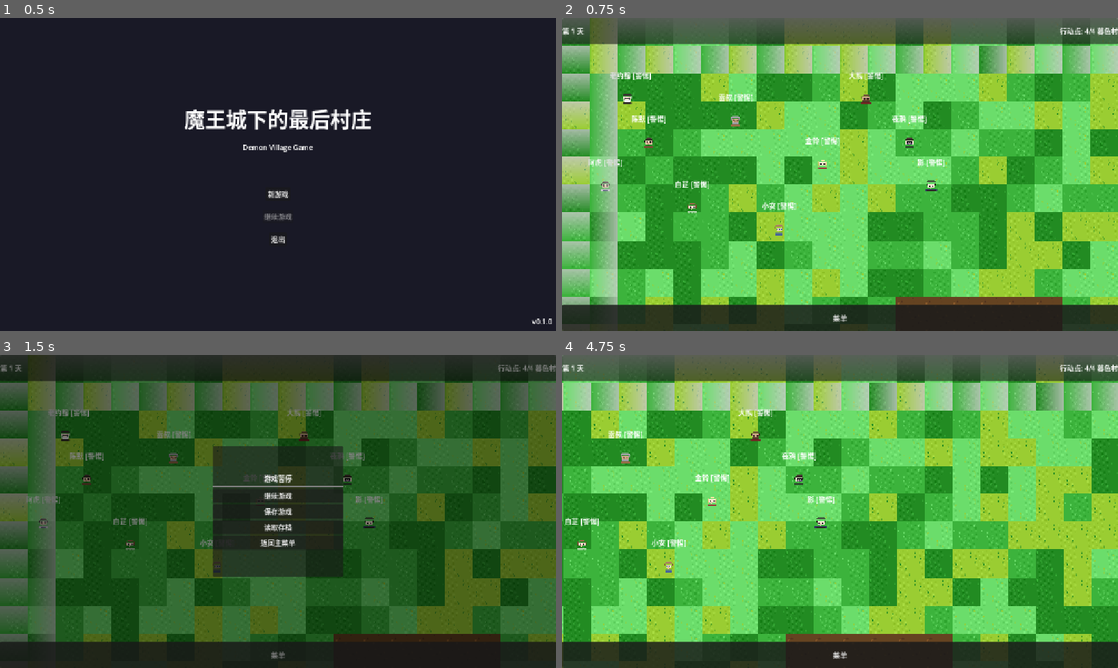
Above: before the commit, frames 1-4 (two rows, left to right).
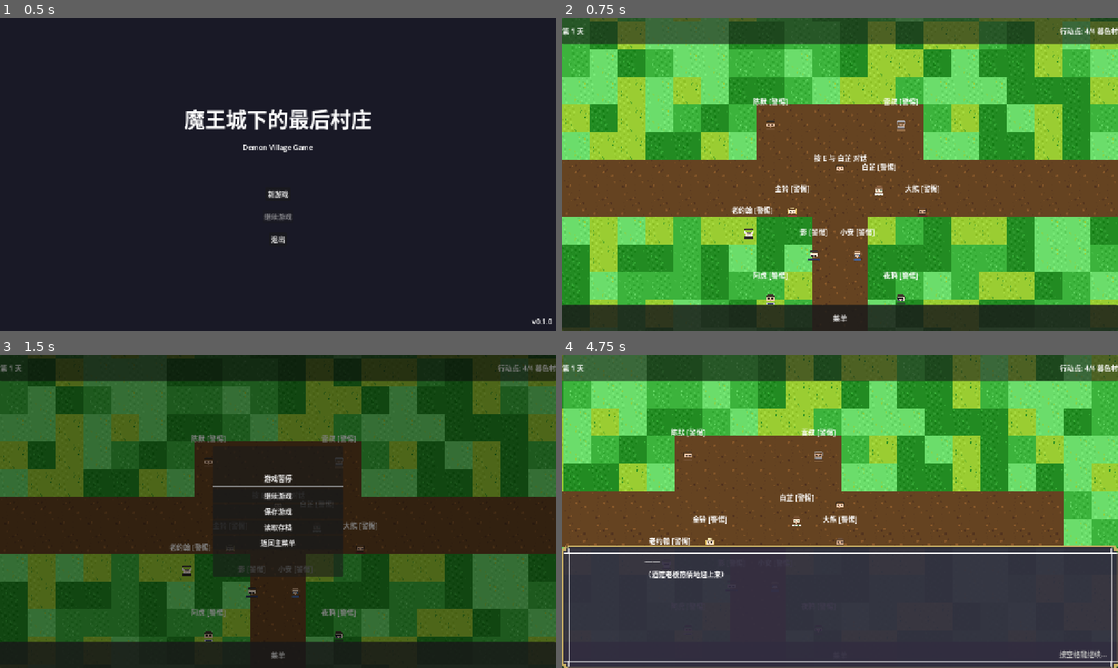
Above: after the commit, the same moments.

Repository: JCVBoss/demon_village_game
Game: Godot game, scene res://scenes/Main.tscn
Same seed, same stepped clock (60 frames per second), same inputs: the game is played once before the commit and once after it.
Inputs:
- Up to frame 1 (0.5 s): no input
- Up to frame 2 (0.75 s): click "新游戏" at 0.5 s
- Up to frame 3 (1.5 s): click "菜单" at 1.25 s
- Up to frame 4 (4.75 s): click "继续游戏" at 2 s; tap Enter (ui_accept) at 2.75, 3.02, 3.77 s; hold D (move_right) 2.78-3.53 s; hold Shift (run) 2.78-3.53 s; hold S (move_down) 3.53-4.28 s; tap E (interact) at 3.6 s; tap Shift (run) at 3.8 s; hold D (move_right) from 4.28 s (still down); hold Shift (run) from 4.28 s (still down)

Frame 1 is identical in both runs. In frame 2, 78% of the frame differs, in the area x 0-100%, y 0-100%; in frame 3, 53%; in frame 4, 90%.

Commit message:
fix: 修复玩家渲染和碰撞问题
问题修复：
- 设置 Camera2D current=true 使其成为活动相机
- 用 Sprite2D 替换 AnimatedSprite2D（SpriteFrames 纹理配置问题）
- 移除 MapBounds 实心碰撞体（导致玩家被困在边缘）
- 添加正确的边界墙碰撞（四边 32px 厚的墙）
- 移除 borders 瓦片碰撞（树木仅作装饰）
- 调整玩家 scale=0.5 与 NPC 大小一致
- 调整玩家和村民初始位置到地图中心

Co-Authored-By: Claude Opus 4.6 <noreply@anthropic.com>

Diff:
--- a/code/resources/tilesets/VillageTileset.tres
+++ b/code/resources/tilesets/VillageTileset.tres
@@ -120,37 +120,21 @@
 texture = ExtResource("5_borders")
 texture_region_size = Vector2i(64, 64)
 0:0/0 = 0
-0:0/0/physics_layer_0/polygon_0/points = PackedVector2Array(-32, -32, 32, -32, 32, 32, -32, 32)
 1:0/0 = 0
-1:0/0/physics_layer_0/polygon_0/points = PackedVector2Array(-32, -32, 32, -32, 32, 32, -32, 32)
 2:0/0 = 0
-2:0/0/physics_layer_0/polygon_0/points = PackedVector2Array(-32, -32, 32, -32, 32, 32, -32, 32)
 3:0/0 = 0
-3:0/0/physics_layer_0/polygon_0/points = PackedVector2Array(-32, -32, 32, -32, 32, 32, -32, 32)
 0:1/0 = 0
-0:1/0/physics_layer_0/polygon_0/points = PackedVector2Array(-32, -32, 32, -32, 32, 32, -32, 32)
 1:1/0 = 0
-1:1/0/physics_layer_0/polygon_0/points = PackedVector2Array(-32, -32, 32, -32, 32, 32, -32, 32)
 2:1/0 = 0
-2:1/0/physics_layer_0/polygon_0/points = PackedVector2Array(-32, -32, 32, -32, 32, 32, -32, 32)
 3:1/0 = 0
-3:1/0/physics_layer_0/polygon_0/points = PackedVector2Array(-32, -32, 32, -32, 32, 32, -32, 32)
 0:2/0 = 0
-0:2/0/physics_layer_0/polygon_0/points = PackedVector2Array(-32, -32, 32, -32, 32, 32, -32, 32)
 1:2/0 = 0
-1:2/0/physics_layer_0/polygon_0/points = PackedVector2Array(-32, -32, 32, -32, 32, 32, -32, 32)
 2:2/0 = 0
-2:2/0/physics_layer_0/polygon_0/points = PackedVector2Array(-32, -32, 32, -32, 32, 32, -32, 32)
 3:2/0 = 0
-3:2/0/physics_layer_0/polygon_0/points = PackedVector2Array(-32, -32, 32, -32, 32, 32, -32, 32)
 0:3/0 = 0
-0:3/0/physics_layer_0/polygon_0/points = PackedVector2Array(-32, -32, 32, -32, 32, 32, -32, 32)
 1:3/0 = 0
-1:3/0/physics_layer_0/polygon_0/points = PackedVector2Array(-32, -32, 32, -32, 32, 32, -32, 32)
 2:3/0 = 0
-2:3/0/physics_layer_0/polygon_0/points = PackedVector2Array(-32, -32, 32, -32, 32, 32, -32, 32)
 3:3/0 = 0
-3:3/0/physics_layer_0/polygon_0/points = PackedVector2Array(-32, -32, 32, -32, 32, 32, -32, 32)
 
 [resource]
 tile_size = Vector2i(64, 64)
--- a/code/scenes/characters/Player.tscn
+++ b/code/scenes/characters/Player.tscn
@@ -1,7 +1,7 @@
 [gd_scene load_steps=4 format=3 uid="uid://cplayer001"]
 
 [ext_resource type="Script" path="res://scripts/characters/Player.gd" id="1_player"]
-[ext_resource type="SpriteFrames" uid="uid://q1r2s3t4u5v6w" path="res://resources/characters/player_spriteframes.tres" id="2_frames"]
+[ext_resource type="Texture2D" uid="uid://bii3cy14t6a7t" path="res://assets/sprites/characters/chenmo_normal.png" id="2_texture"]
 
 [sub_resource type="CircleShape2D" id="CircleShape2D_collision"]
 radius = 16.0
@@ -17,11 +17,9 @@
 [node name="CollisionShape2D" type="CollisionShape2D" parent="."]
 shape = SubResource("CircleShape2D_collision")
 
-[node name="AnimatedSprite2D" type="AnimatedSprite2D" parent="."]
-sprite_frames = ExtResource("2_frames")
-animation = "walk_down"
-autoplay = "walk_down"
-frame_progress = 0.0
+[node name="Sprite2D" type="Sprite2D" parent="."]
+texture = ExtResource("2_texture")
+scale = Vector2(0.5, 0.5)
 
 [node name="InteractionArea" type="Area2D" parent="."]
 collision_layer = 0
--- a/code/scenes/locations/Village.tscn
+++ b/code/scenes/locations/Village.tscn
@@ -10,10 +10,19 @@
 [ext_resource type="PackedScene" path="res://scenes/ui/DaySummary.tscn" id="8_summary"]
 [ext_resource type="TileSet" uid="uid://cvillagetileset001" path="res://resources/tilesets/VillageTileset.tres" id="9_tileset"]
 
-[sub_resource type="RectangleShape2D" id="RectangleShape2D_bounds"]
-size = Vector2(1920, 1600)
+[sub_resource type="CameraAttributesPractical" id="CameraAttributesPractical_1"]
 
-[sub_resource type="CameraAttributesPractical" id="CameraAttributesPractical_1"]
+[sub_resource type="RectangleShape2D" id="RectangleShape2D_north"]
+size = Vector2(1920, 32)
+
+[sub_resource type="RectangleShape2D" id="RectangleShape2D_south"]
+size = Vector2(1920, 32)
+
+[sub_resource type="RectangleShape2D" id="RectangleShape2D_west"]
+size = Vector2(32, 1600)
+
+[sub_resource type="RectangleShape2D" id="RectangleShape2D_east"]
+size = Vector2(32, 1600)
 
 [node name="Village" type="Node2D"]
 script = ExtResource("1_village")
@@ -44,23 +53,49 @@
 tile_set = ExtResource("9_tileset")
 z_index = 10
 
-[node name="MapBounds" type="StaticBody2D" parent="."]
+[node name="MapBoundaries" type="Node2D" parent="."]
+
+[node name="NorthWall" type="StaticBody2D" parent="MapBoundaries"]
 collision_layer = 2
 collision_mask = 0
 
-[node name="CollisionShape2D" type="CollisionShape2D" parent="MapBounds"]
-position = Vector2(960, 800)
-shape = SubResource("RectangleShape2D_bounds")
+[node name="CollisionShape2D" type="CollisionShape2D" parent="MapBoundaries/NorthWall"]
+position = Vector2(960, 16)
+shape = SubResource("RectangleShape2D_north")
+
+[node name="SouthWall" type="StaticBody2D" parent="MapBoundaries"]
+collision_layer = 2
+collision_mask = 0
+
+[node name="CollisionShape2D" type="CollisionShape2D" parent="MapBoundaries/SouthWall"]
+position = Vector2(960, 1584)
+shape = SubResource("RectangleShape2D_south")
+
+[node name="WestWall" type="StaticBody2D" parent="MapBoundaries"]
+collision_layer = 2
+collision_mask = 0
+
+[node name="CollisionShape2D" type="CollisionShape2D" parent="MapBoundaries/WestWall"]
+position = Vector2(16, 800)
+shape = SubResource("RectangleShape2D_west")
+
+[node name="EastWall" type="StaticBody2D" parent="MapBoundaries"]
+collision_layer = 2
+collision_mask = 0
+
+[node name="CollisionShape2D" type="CollisionShape2D" parent="MapBoundaries/EastWall"]
+position = Vector2(1904, 800)
+shape = SubResource("RectangleShape2D_east")
 
 [node name="Villagers" type="Node2D" parent="."]
 
-[node name="TimeOverlay" type="CanvasModulate" parent="."]
-color = Color(1, 1, 1, 1)
-
 [node name="Player" parent="." instance=ExtResource("2_player")]
-position = Vector2(640, 400)
+position = Vector2(960, 800)
+z_index = 100
 
 [node name="Camera2D" type="Camera2D" parent="Player"]
+enabled = true
+current = true
 zoom = Vector2(1, 1)
 limit_left = 0
 limit_top = 0
@@ -68,6 +103,9 @@
 limit_bottom = 1600
 position_smoothing_enabled = true
 position_smoothing_speed = 8.0
+
+[node name="TimeOverlay" type="CanvasModulate" parent="."]
+color = Color(1, 1, 1, 1)
 
 [node name="UIRoot" type="CanvasLayer" parent="."]
 
--- a/code/scripts/characters/Player.gd
+++ b/code/scripts/characters/Player.gd
@@ -29,10 +29,9 @@
 var last_movement_direction: Vector2 = Vector2.DOWN
 
 # ==================== 节点引用 ====================
-@onready var animated_sprite: AnimatedSprite2D = $AnimatedSprite2D
+@onready var sprite: Sprite2D = $Sprite2D
 @onready var interaction_area: Area2D = $InteractionArea
 @onready var interaction_label: Label = $InteractionLabel
-@onready var collision_shape: CollisionShape2D = $CollisionShape2D
 
 
 func _ready() -> void:
@@ -77,7 +76,7 @@
 func _initialize_player() -> void:
 	if interaction_label:
 		interaction_label.visible = false
-	_update_animation()
+	print("[Player] 玩家初始化完成，支持 8 方向移动")
 
 
 func _physics_process(delta: float) -> void:
@@ -185,19 +184,13 @@
 		return
 	current_state = new_state
 	movement_state_changed.emit(new_state)
-	_update_animation()
+	# TODO: 更新动画
+	# _update_animation()
 
 
 func _update_animation() -> void:
-	if not animated_sprite:
-		return
-
-	var anim_name = _get_animation_name()
-
-	if animated_sprite.animation != anim_name:
-		animated_sprite.play(anim_name)
-
-	animated_sprite.speed_scale = 1.5 if is_running else 1.0
+	# 暂时禁用动画更新
+	pass
 
 
 func _get_animation_name() -> String:
--- a/code/scripts/locations/Village.gd
+++ b/code/scripts/locations/Village.gd
@@ -38,18 +38,18 @@
 # ==================== 配置 ====================
 const VillagerScene = preload("res://scenes/characters/Villager.tscn")
 
-# 村民位置配置 (ID -> 位置)
+# 村民位置配置 (ID -> 位置) - 地图中心附近
 const VILLAGER_POSITIONS: Dictionary = {
-	"chenmo": Vector2(200, 300),
-	"leishu": Vector2(400, 250),
-	"jinling": Vector2(600, 350),
-	"baizhi": Vector2(300, 450),
-	"john": Vector2(150, 200),
-	"daxiong": Vector2(700, 200),
-	"ying": Vector2(850, 400),
-	"xiaoan": Vector2(500, 500),
-	"ahu": Vector2(100, 400),
-	"yeya": Vector2(800, 300)
+	"chenmo": Vector2(800, 700),
+	"leishu": Vector2(1100, 700),
+	"jinling": Vector2(850, 900),
+	"baizhi": Vector2(1050, 850),
+	"john": Vector2(750, 950),
+	"daxiong": Vector2(1150, 900),
+	"ying": Vector2(900, 1000),
+	"xiaoan": Vector2(1000, 1000),
+	"ahu": Vector2(800, 1100),
+	"yeya": Vector2(1100, 1100)
 }
 
 # 地图尺寸配置
@@ -181,14 +181,13 @@
 
 
 func _generate_borders() -> void:
-	"""生成边界（树木）"""
+	"""生成边界（树木装饰，无碰撞）"""
 	if not borders_layer:
 		return
 
 	# 北边界
 	for x in range(MAP_WIDTH):
 		borders_layer.set_cell(Vector2i(x, 0), SOURCE_BORDERS, Vector2i(0, 0))
-		borders_layer.set_cell(Vector2i(x, 1), SOURCE_BORDERS, Vector2i(1, 0))
 
 	# 南边界
 	for x in range(MAP_WIDTH):
@@ -197,7 +196,6 @@
 	# 西边界
 	for y in range(MAP_HEIGHT):
 		borders_layer.set_cell(Vector2i(0, y), SOURCE_BORDERS, Vector2i(0, 0))
-		borders_layer.set_cell(Vector2i(1, y), SOURCE_BORDERS, Vector2i(1, 0))
 
 	# 东边界
 	for y in range(MAP_HEIGHT):
Not shown, added: code/assets/sprites/characters/player/down_frame0.png.import
Not shown, added: code/assets/sprites/characters/player/down_frame1.png.import
Not shown, added: code/assets/sprites/characters/player/down_frame2.png.import
Not shown, added: code/assets/sprites/characters/player/down_frame3.png.import
Not shown, added: code/assets/sprites/characters/player/left_frame0.png.import
Not shown, added: code/assets/sprites/characters/player/left_frame1.png.import
Not shown, added: code/assets/sprites/characters/player/left_frame2.png.import
Not shown, added: code/assets/sprites/characters/player/left_frame3.png.import
Not shown, added: code/assets/sprites/characters/player/right_frame0.png.import
Not shown, added: code/assets/sprites/characters/player/right_frame1.png.import
Not shown, added: code/assets/sprites/characters/player/right_frame2.png.import
Not shown, added: code/assets/sprites/characters/player/right_frame3.png.import
(and 24 more such lines)
